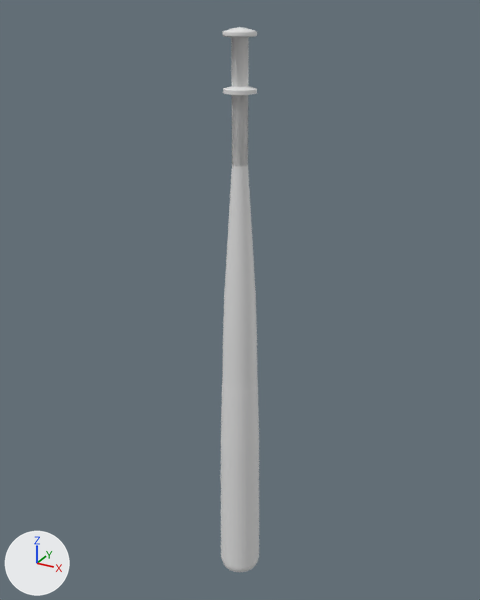
An edit to the FBX model GMD405_ProjectL/Assets/3D/Bat evidence.fbx, drawn before and after from the same camera.
Before and after are seen from a camera (50 mm lens) standing at (11.0, -20.0, 16.4) and looking at (-0.3, 0.6, 6.1). Arrows for +X, +Y and +Z are at lower left; the lights stay in place. Vertices at the same position are counted once.
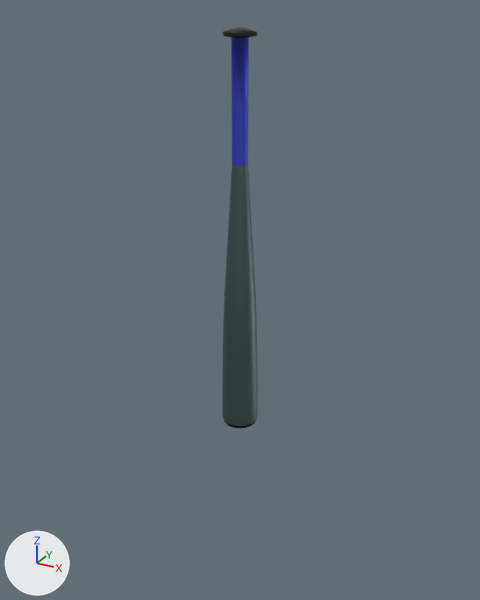
The newer file is also rescaled (x1.169), turned or shifted as a whole; pictures and numbers use the older file's frame.

The change, as a list of edits to the scene's bpy script:
```text
Add mat_material_002:
    mat_material_002 = principled_material('Material.002')
    mat_material_002.base_color = (0.0969, 0.107, 0.8)  # blue #585ce7
    mat_material_002.metallic = 1.0
Add mat_material_001:
    mat_material_001 = principled_material('Material.001')
    mat_material_001.base_color = (0.0455, 0.0455, 0.0455)  # black #3c3c3c
    mat_material_001.metallic = 1.0
    mat_material_001.roughness = 0.37
Add mat_material_003:
    mat_material_003 = principled_material('Material.003')
    mat_material_003.base_color = (0.128, 0.192, 0.192)  # dark cyan #647979
    mat_material_003.metallic = 1.0
Change me_sphere_001:
    where me_sphere_001.from_pydata(...)  # 2306 vertices, 2432 faces; spans x -0.71..0.71, y -0.71..0.71, z 0.95..15.8
    used by ob_sphere_001; location = (0.0, 0.0, 0.0)
    me_sphere_001 part 1: all 896 faces centred in x -0.56..0.56, y -0.54..0.54, z 15.52..15.8 switch from no material to mat_material_001 (black #3c3c3c)
    me_sphere_001 part 2: all 768 faces centred in x -0.69..0.69, y -0.69..0.69, z 0.95..1.16 switch from no material to mat_material_001 (black #3c3c3c)
    me_sphere_001 part 3: all 128 faces centred in x -0.28..0.28, y -0.28..0.28, z 12.45..14.48 switch from no material to mat_material_002 (blue #585ce7)
    me_sphere_001 part 4: all 640 faces centred in x -0.71..0.71, y -0.71..0.71, z 1.23..10.2 switch from no material to mat_material_003 (dark cyan #647979)
Remove ob_sphere:
    ob_sphere = bpy.data.objects.new('Sphere', me_sphere)
    ob_sphere.location = (0.0, 0.0, 0.0)
```

What differs and where, as boxes (x1, y1, x2, y2) in the pictures (480 x 600 px):
'Sphere', deleted: before (221, 86, 259, 572)
part 1 of me_sphere_001, recoloured (white to black): (223, 27, 257, 38) in both
part 2 of me_sphere_001, recoloured: after (224, 421, 256, 428)
part 3 of me_sphere_001, recoloured (grey to blue): (231, 38, 249, 166) in both
part 4 of me_sphere_001, recoloured: (222, 165, 258, 390) in both
